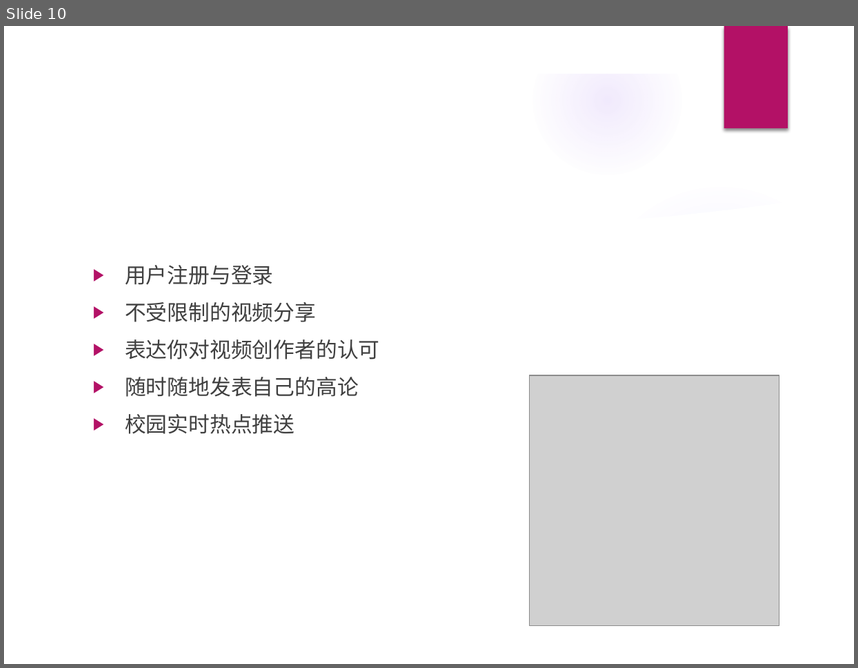
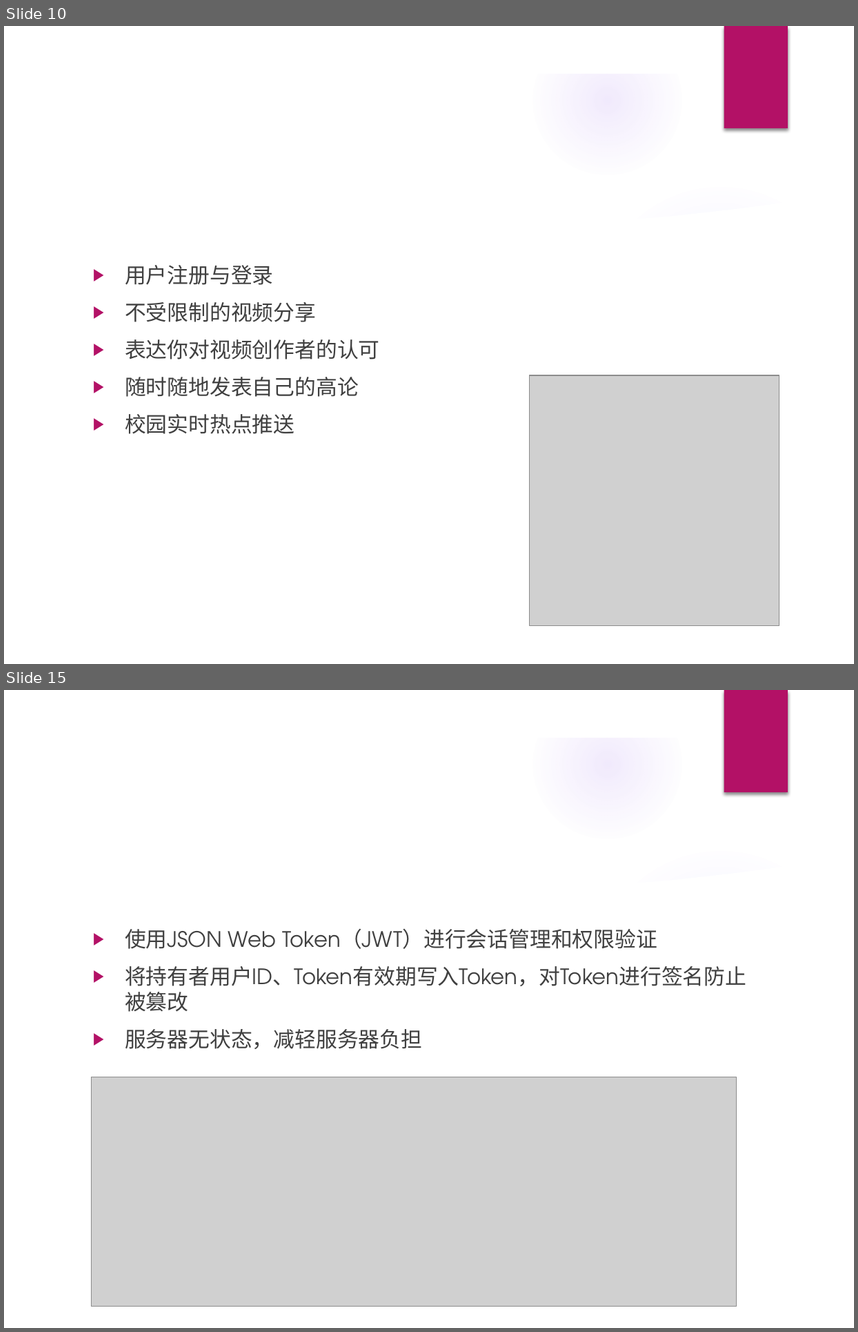
Before and after one commit to Relate13/web_2023, a slide deck: 项目介绍.pptx. Shown one above the other, each under a label of ours: slide 10 before the commit, slides 10 and 15 after it; the slides between them are not shown. The pictures are 858x668 and 858x1332 pixels, drawn with LibreOffice and Linux fonts; fonts in the diff are those of the drawing; grey boxes stand for pictures; background and template pictures are left out. Boxes give left, top, right and bottom in pixels: in the first picture for what was removed or moved away, otherwise in the second. Text is boxed around its words. In the diff, an @@ line names an element or a change of style, - is before the commit and + after.

```diff
--- a/项目介绍.pptx
+++ b/项目介绍.pptx
@@ slide 15 added at (4,690,854,1328), background picture (left out); not listed: 9 template elements that a slide beside it also shows @@
@@ title added at (85,776,675,842), 32 pt, text #FFFFFF @@
+用户会话管理
@@ text added at (125,929,746,1049), 18 pt, text #404040 @@
+▶ 使用JSON Web Token（JWT）进行会话管理和权限验证
+▶ 将持有者用户ID、Token有效期写入Token，对Token进行签名防止被篡改
+▶ 服务器无状态，减轻服务器负担
@@ picture added at (92,1077,737,1305) @@
```
Also in this commit, not shown: 2 slides changed, 4 other slides added, 3 slides removed.
